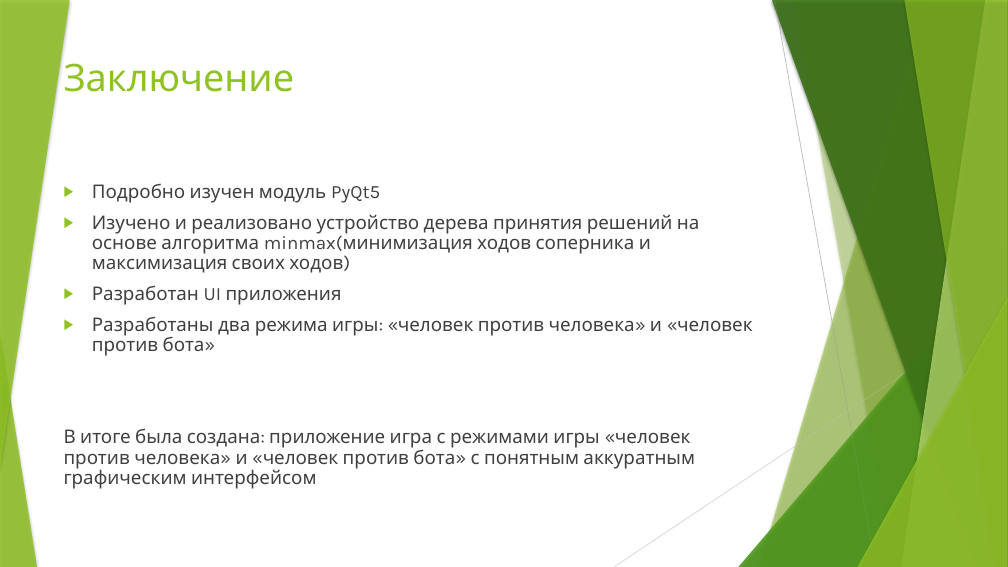
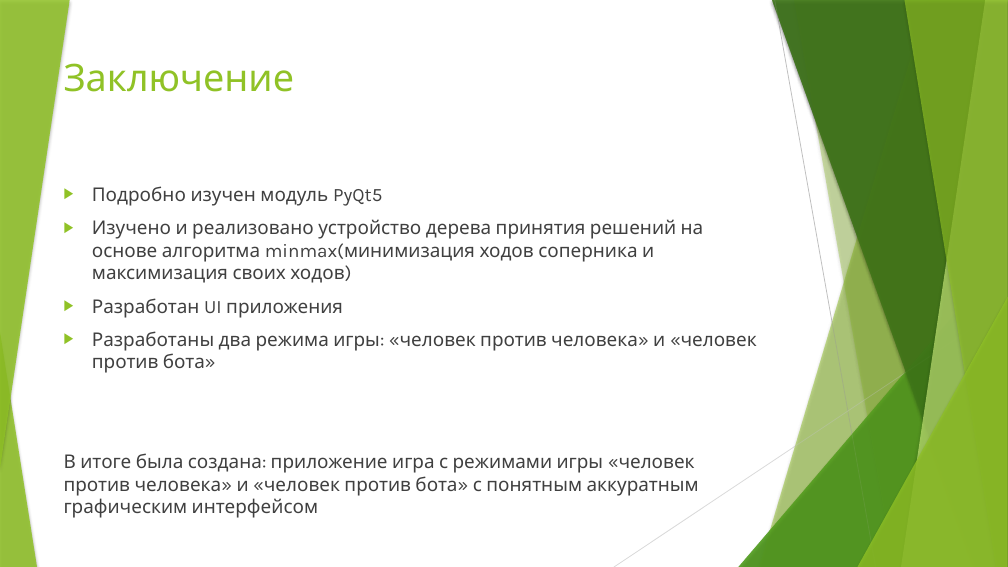
Before and after one commit to Dramon777/project, a slide deck: slide 12 of Приложение-игра «Длинные нарды» финальная версия.pptx (slide 8 before the commit). Drawn at 1008x567 pixels with LibreOffice and Linux fonts; fonts in the diff are those of the drawing. Boxes give left, top, right and bottom in pixels: in the first picture for what was removed or moved away, otherwise in the second. Text is boxed around its words. In the diff, an @@ line names an element or a change of style, - is before the commit and + after.

```diff
--- a/Приложение-игра «Длинные нарды» финальная версия.pptx
+++ b/Приложение-игра «Длинные нарды» финальная версия.pptx
@@ text "Подробно изучен модуль PyQt5" at (x1=64, y1=186, x2=757, y2=496): size 17.8 to 18 pt; line spacing 0.9 to 1; indent changed @@
```
Also in this commit, not shown: 4 other slides changed, 5 slides added, 1 slide removed, 1 other file.
